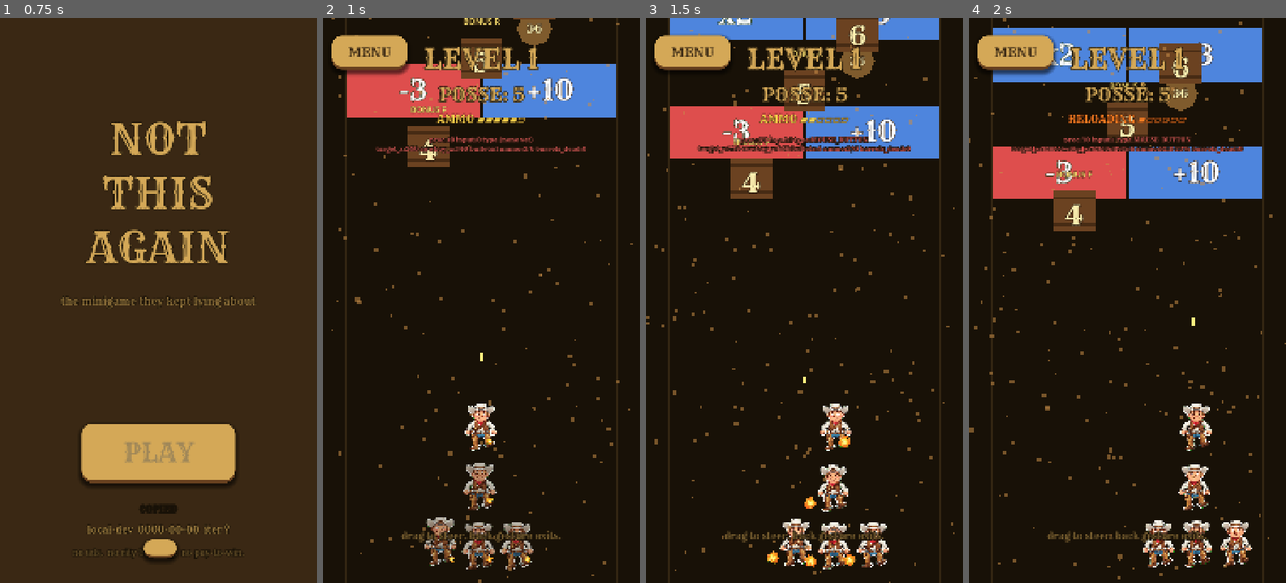
Above: before the commit, frames 1-4 (left to right).
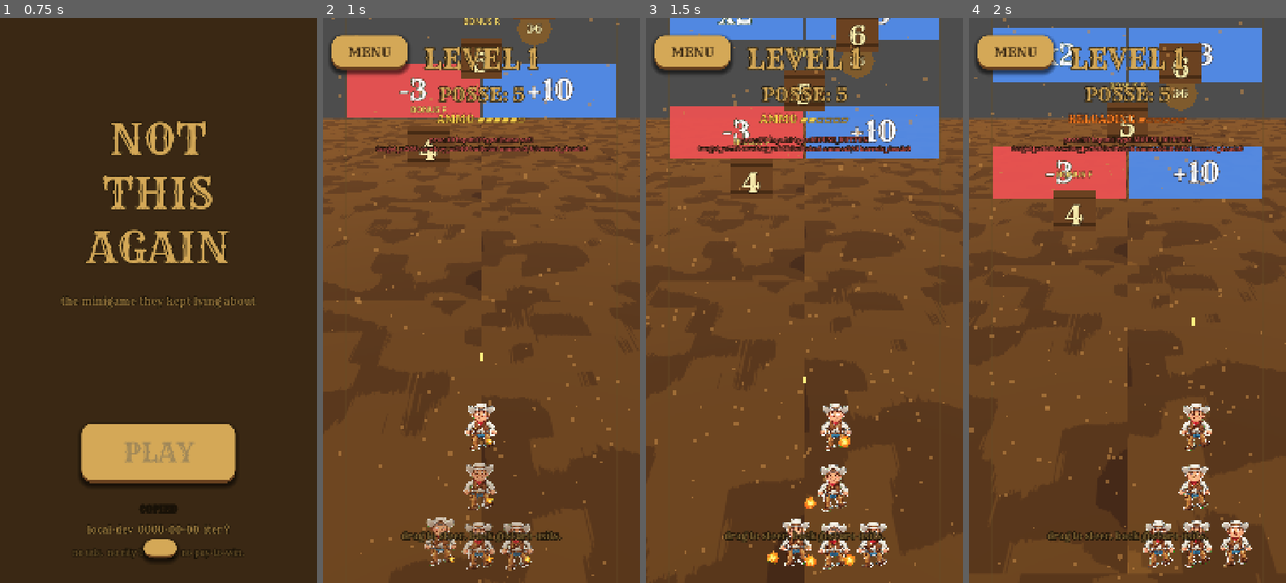
Above: after the commit, the same moments.

Repository: Joeputin100/Not_This_Again
Game: Godot game, scene res://scenes/main_menu.tscn
The game is run twice, just before and just after one commit, with the same random seed, the same clock (stepped at 60 frames per second) and the same inputs. Video files are missing from this copy of the repository; at most half a second of black plays in their place.
Inputs (mouse positions are in pixels of both pictures, inside the frame that each line leads up to):
- Up to frame 1 (0.75 s): click "PLAY" at 0.5 s
- Up to frame 2 (1 s): no input
- Up to frame 3 (1.5 s): tap Enter at 1.25 s; move the mouse to (874, 272) at 1.27 s; hold Shift from 1.28 s (still down); click (874, 272) at 1.42 s
- Up to frame 4 (2 s): keep holding Shift

Frame 1 is identical in both runs. In frame 2, 84% of the frame differs, in the area x 0-100%, y 0-100%; in frame 3, 81%; in frame 4, 78%.

Commit message:
iter 38: pseudo-3D tilted-perspective ground via SubViewport
User asked for the SubViewport-tilted-lane treatment for the playfield
ground, paper-cutout style to match the Candy-Crush aesthetic.

== NEW: godot/assets/textures/dirt.png ==
Procedural 512×512 dirt texture, generated via numpy + PIL Gaussian
blur. Paper-cutout palette: large-blob noise (sigma=24) posterized to
4 discrete brown tiers. Warm sun-baked tones, biased dark so the
sprites pop against it. Tileable enough for the SubViewport scroll —
seams are unlikely to be visible under the gameplay overlay.

== NEW: scenes/terrain_3d.tscn ==
  Node2D root (Terrain3D)
    └─ SubViewport (540×960, half-res for perf)
       ├─ Camera3D — tilted -30° pitch, FOV 70°, at y=3
       ├─ DirectionalLight3D — warm key light from front-right
       └─ Ground (MeshInstance3D, PlaneMesh 40×60)
          └─ StandardMaterial3D with dirt.png, uv1_scale (8,12,1)
    └─ Sprite2D — displays SubViewport.get_texture() at 2× scale
       (covering the full 1080×1920 playfield)

== NEW: scripts/terrain_3d.gd ==
On _ready: wires sprite_2d.texture to the SubViewport's render output;
caches the material reference for runtime mutation.
On _process: increments uv1_offset.y by SCROLL_SPEED (0.25/sec) and
wraps at 1.0. Perspective foreshortening handles the near-fast/far-
slow scroll effect for free — uniform UV velocity reads as proper
depth motion because the plane is tilted.

== level.tscn integration ==
- Added Terrain3D instance right after the Background ColorRect.
- Background ColorRect kept as a deepest-layer fallback in case the
  SubViewport hasn't rendered yet on the first frame.
- LaneGuide and LaneGuide2 ColorRects stay 2D on top of Terrain3D —
  they read as 'painted lane markers floating over the ground.' A
  future iter could move them into the 3D scene as quads on the
  plane so they respect perspective.

== USER NOTES ==
- 'Visual style is Candy Crush paper cutouts.' First-pass dirt is
  paper-cutout-ish but may need more illustrated flair. Easy to iterate
  on dirt.png in isolation without touching the scene.
- 'Might do more legitimately 3D for the level selector path.' Hooked
  for a future iter — the level-selector world map could use a
  full-3D scene tree (not just SubViewport-as-background) to handle
  the world hopping animation.

== PERF NOTES ==
SubViewport renders at 540×960 (one fourth the playfield's pixel count)
and the Sprite2D scales 2× to fill. Should run cleanly on mid-range
Android — 3D scene is one rigged-mesh-free plane + camera + light,
basically the lightest 3D scene possible.

Diff:
--- a/godot/scenes/level.tscn
+++ b/godot/scenes/level.tscn
@@ -17,6 +17,7 @@
 [ext_resource type="Texture2D" path="res://assets/sprites/posse_idle_00.png" id="15_cowboy"]
 [ext_resource type="PackedScene" path="res://scenes/slippery_pete.tscn" id="16_pete"]
 [ext_resource type="PackedScene" path="res://scenes/prospector.tscn" id="17_prospect"]
+[ext_resource type="PackedScene" path="res://scenes/terrain_3d.tscn" id="18_terrain"]
 
 [node name="Level" type="Node2D"]
 script = ExtResource("1_level")
@@ -26,6 +27,8 @@
 offset_bottom = 1920.0
 color = Color(0.094, 0.067, 0.027, 1)
 mouse_filter = 2
+
+[node name="Terrain3D" parent="." instance=ExtResource("18_terrain")]
 
 [node name="LaneGuide" type="ColorRect" parent="."]
 offset_left = 76.0
--- /dev/null
+++ b/godot/scenes/terrain_3d.tscn
@@ -0,0 +1,38 @@
+[gd_scene load_steps=5 format=3 uid="uid://b0nttg_terrain3d_001"]
+
+[ext_resource type="Texture2D" path="res://assets/textures/dirt.png" id="1_dirt"]
+[ext_resource type="Script" path="res://scripts/terrain_3d.gd" id="2_script"]
+
+[sub_resource type="PlaneMesh" id="PlaneMesh_ground"]
+size = Vector2(40, 60)
+
+[sub_resource type="StandardMaterial3D" id="StandardMaterial3D_dirt"]
+albedo_texture = ExtResource("1_dirt")
+uv1_scale = Vector3(8, 12, 1)
+texture_filter = 5
+
+[node name="Terrain3D" type="Node2D"]
+script = ExtResource("2_script")
+
+[node name="SubViewport" type="SubViewport" parent="."]
+size = Vector2i(540, 960)
+own_world_3d = true
+transparent_bg = false
+render_target_update_mode = 4
+
+[node name="Camera3D" type="Camera3D" parent="SubViewport"]
+transform = Transform3D(1, 0, 0, 0, 0.866, 0.5, 0, -0.5, 0.866, 0, 3, 0)
+fov = 70.0
+
+[node name="DirectionalLight3D" type="DirectionalLight3D" parent="SubViewport"]
+transform = Transform3D(0.866, -0.354, 0.354, 0, 0.707, 0.707, -0.5, -0.612, 0.612, 0, 8, 0)
+light_energy = 1.1
+light_color = Color(1.0, 0.94, 0.82, 1)
+
+[node name="Ground" type="MeshInstance3D" parent="SubViewport"]
+mesh = SubResource("PlaneMesh_ground")
+material_override = SubResource("StandardMaterial3D_dirt")
+
+[node name="Sprite" type="Sprite2D" parent="."]
+position = Vector2(540, 960)
+scale = Vector2(2, 2)
--- /dev/null
+++ b/godot/scripts/terrain_3d.gd
@@ -0,0 +1,40 @@
+extends Node2D
+
+# Pseudo-3D ground plane for the level playfield. A SubViewport renders
+# a tilted-perspective dirt plane in 3D space; the Sprite2D in this
+# scene displays that render at the playfield's pixel size (1080×1920
+# scaled from the 540×960 SubViewport).
+#
+# The 3D plane is static — instead of moving the geometry, we scroll
+# the UV offset over time. Perspective foreshortening makes the near
+# ground appear to scroll fast and the far ground appear to scroll
+# slow without any extra math — the same uniform UV-velocity reads as
+# proper depth motion because the plane is tilted.
+#
+# Sits BEHIND all 2D gameplay nodes in level.tscn — gates, obstacles,
+# bullets, cowboy and posse all overlay on top of the rendered terrain.
+
+const SCROLL_SPEED: float = 0.25
+
+@onready var sub_viewport: SubViewport = $SubViewport
+@onready var ground: MeshInstance3D = $SubViewport/Ground
+@onready var sprite_2d: Sprite2D = $Sprite
+
+var _material: StandardMaterial3D
+var _uv_offset: float = 0.0
+
+func _ready() -> void:
+	if sprite_2d:
+		sprite_2d.texture = sub_viewport.get_texture()
+	if ground:
+		_material = ground.material_override as StandardMaterial3D
+
+func _process(delta: float) -> void:
+	_uv_offset += SCROLL_SPEED * delta
+	# Wrap to keep the offset bounded — UV repeat makes any whole-tile
+	# offset visually equivalent, but unbounded floats could lose
+	# precision after long sessions.
+	if _uv_offset > 1.0:
+		_uv_offset -= 1.0
+	if _material:
+		_material.uv1_offset = Vector3(0.0, _uv_offset, 0.0)
Binary file added: godot/assets/textures/dirt.png
